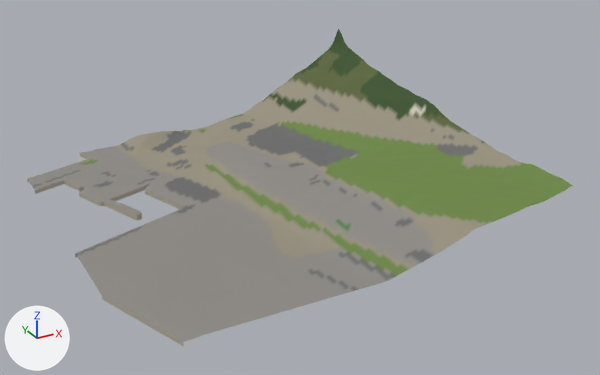
Renders of the glTF model gibraltar/data/build/tiles/T_W1_N0/terrain.glb from each side of a commit.
Rendered twice from a 50 mm lens placed at (-168.0, -592.0, 421.0), pointed at (275.0, 214.0, 18.0). The lights are fixed; the arrows at lower left show +X, +Y and +Z. The picture after the commit comes second. Vertices at exactly the same position are counted once.

In view in the first picture: 'T_W1_N0_terrain'.
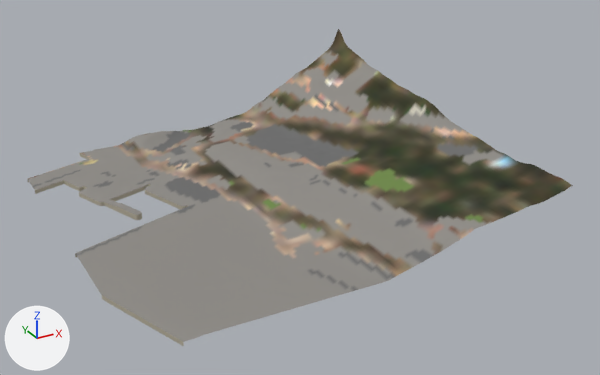
Pixel boxes [x1, y1, x2, y2] of what changed, in the pictures (600 x 375 px):
part 1 of me_t_w1_n0_terrain, recoloured: [80, 29, 573, 277] in both

Edits to the bpy script that builds the scene:
```text
Change me_t_w1_n0_terrain:
    where me_t_w1_n0_terrain.from_pydata(...)  # 10039 vertices, 19038 faces; spans x 0.0..500.0, y 0.0..500.0, z -4.0..129.0
    used by ob_t_w1_n0_terrain; location = (0.0, 0.0, 0.0)
    me_t_w1_n0_terrain part 1: 9491 faces centred in x 1.0..498.0, y 2.0..498.0, z 1.0..123.0 are repainted in the vertex colours, in many colours
```
